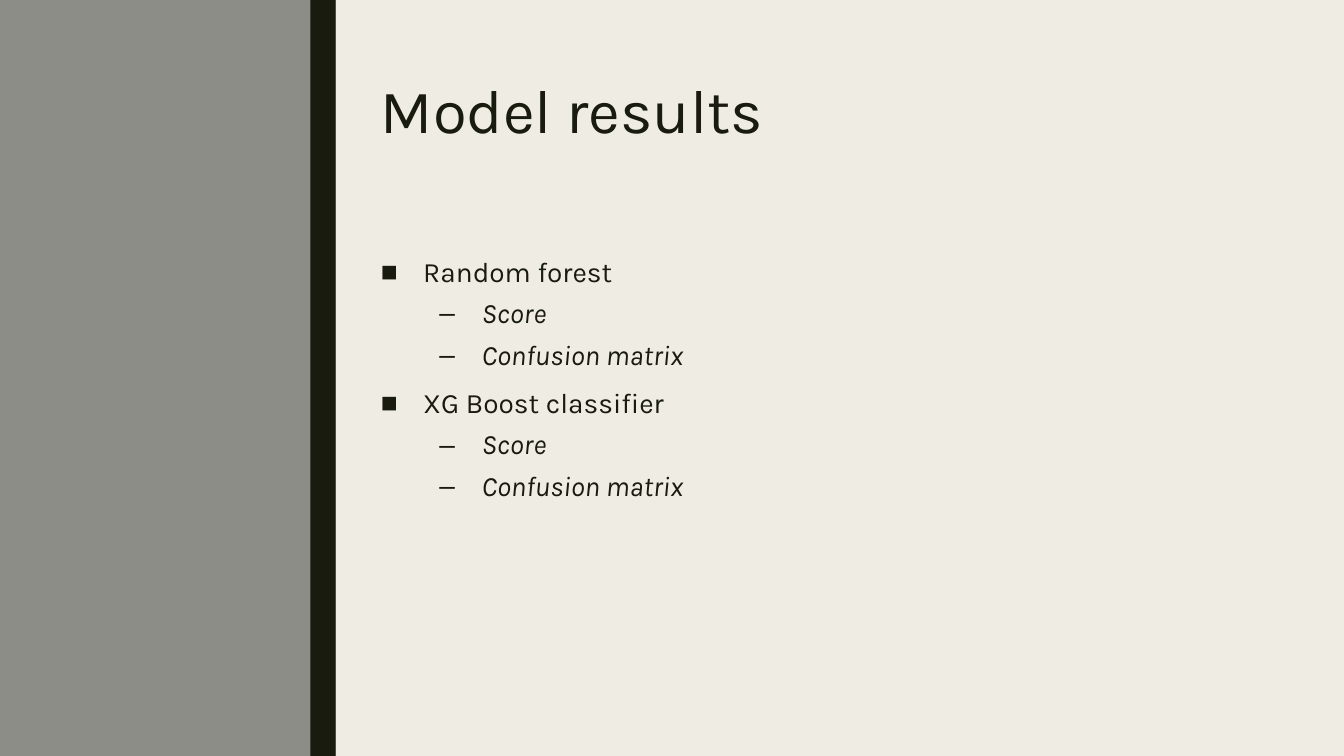
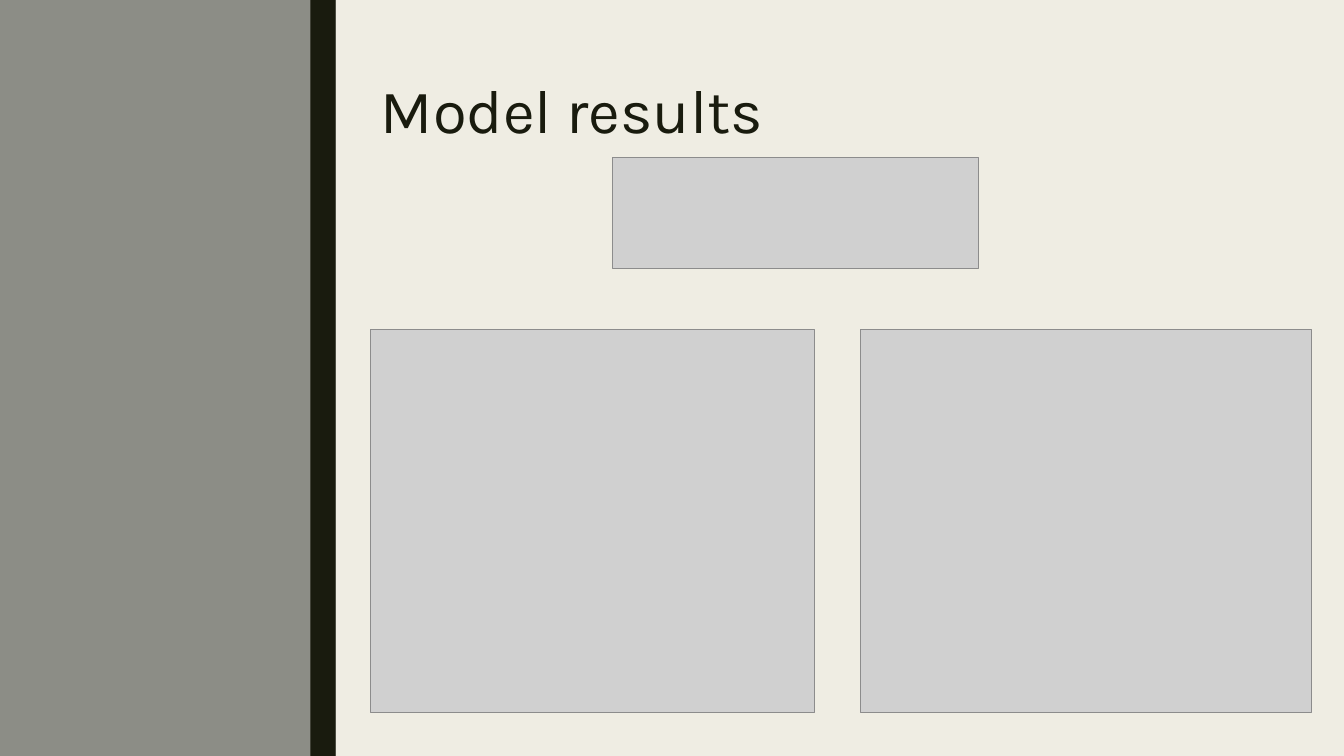
Before and after one commit to sebawall/project_sebastien, a slide deck: slide 5 of Project presentation.pptx (slide 4 before the commit). Drawn at 1344x756 pixels with LibreOffice and Linux fonts; fonts in the diff are those of the drawing; grey boxes stand for pictures. Boxes give left, top, right and bottom in pixels: in the first picture for what was removed or moved away, otherwise in the second. Text is boxed around its words. In the diff, an @@ line names an element or a change of style, - is before the commit and + after.

```diff
--- a/Project presentation.pptx
+++ b/Project presentation.pptx
@@ picture added at (613,157,978,268) @@
@@ text removed at (423,262,683,497) @@
-■ Random forest
-  – Score
-  – Confusion matrix
-■ XG Boost classifier
-  – Score
-  – Confusion matrix
@@ picture added at (371,330,815,713) @@
@@ picture added at (861,330,1313,713) @@
```
Also in this commit, not shown: 5 other slides changed, 3 slides added, 1 slide removed, 2 other files.
